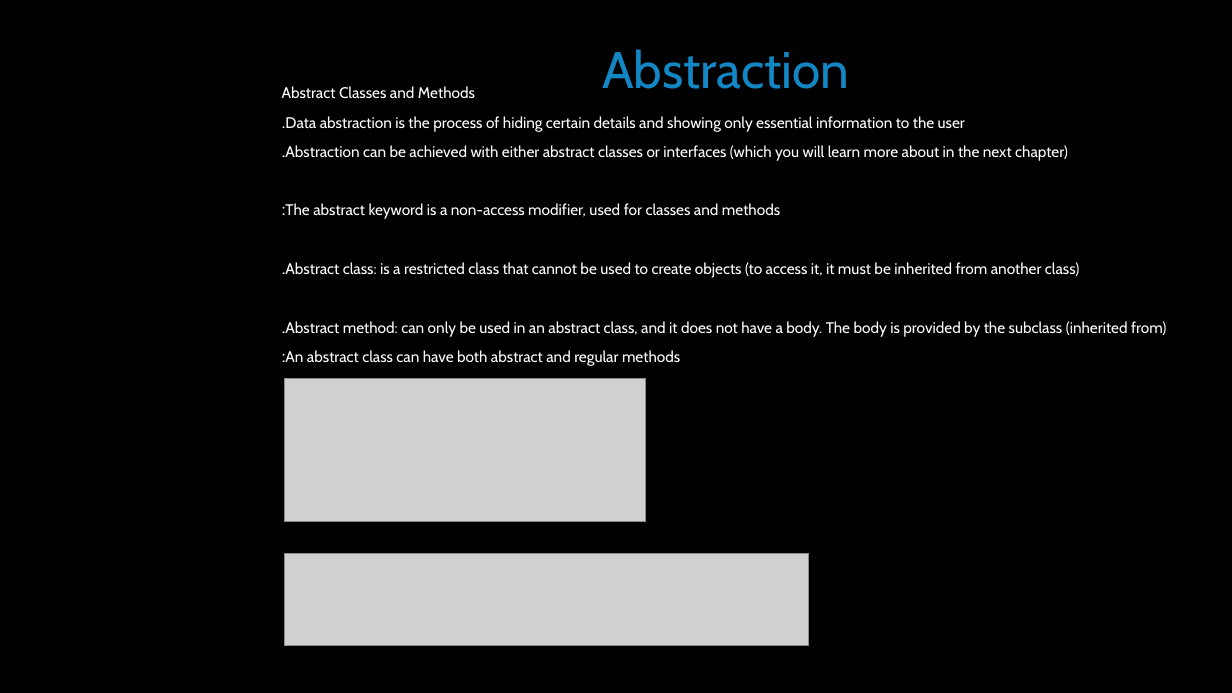
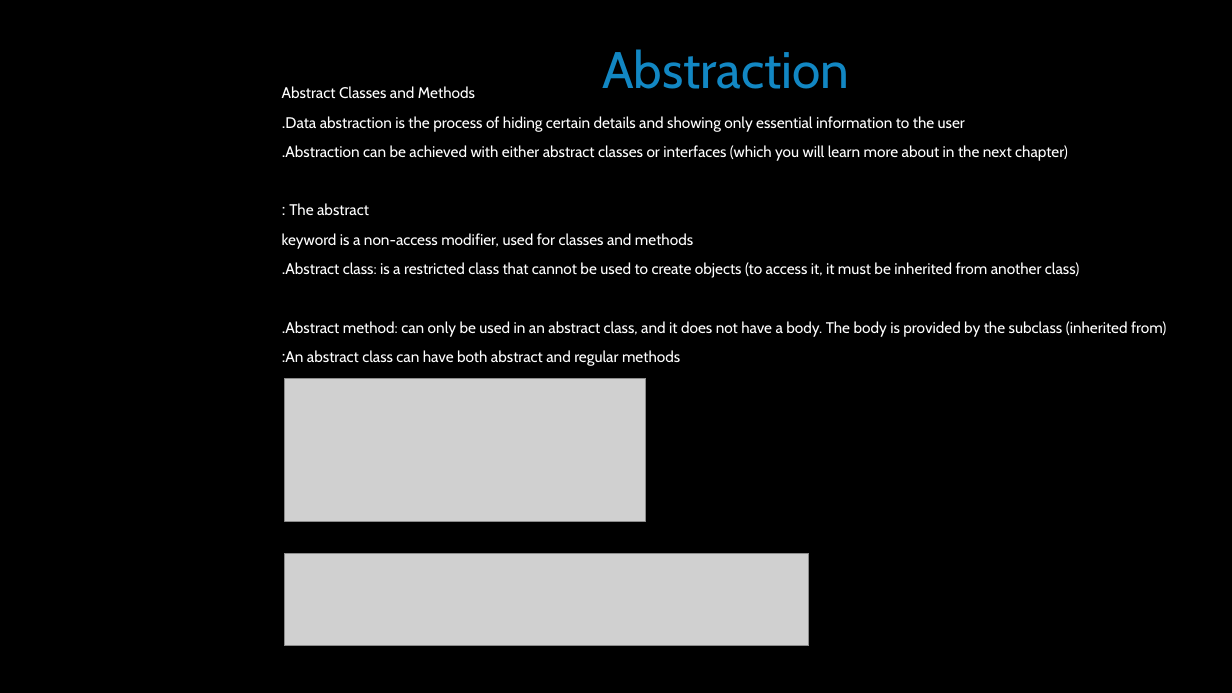
Before and after one commit to simon-pikalov/Ariel_OOP_2020, a slide deck: slide 21 of Classes/week_01/ta1/simon_group/oop1.pptx. Drawn at 1232x693 pixels with LibreOffice and Linux fonts; fonts in the diff are those of the drawing; grey boxes stand for pictures; background and template pictures are left out. Boxes give left, top, right and bottom in pixels: in the first picture for what was removed or moved away, otherwise in the second. Text is boxed around its words. In the diff, an @@ line names an element or a change of style, - is before the commit and + after.

```diff
--- a/Classes/week_01/ta1/simon_group/oop1.pptx
+++ b/Classes/week_01/ta1/simon_group/oop1.pptx
@@ text at <box>282,203,693,249</box>: text changed @@
-The abstract keyword is a non-access modifier, used for classes and methods:
+The abstract :
+keyword is a non-access modifier, used for classes and methods
```
Also in this commit, not shown: 5 other slides changed, 3 slides added, 2 slides removed, 4 other files.
